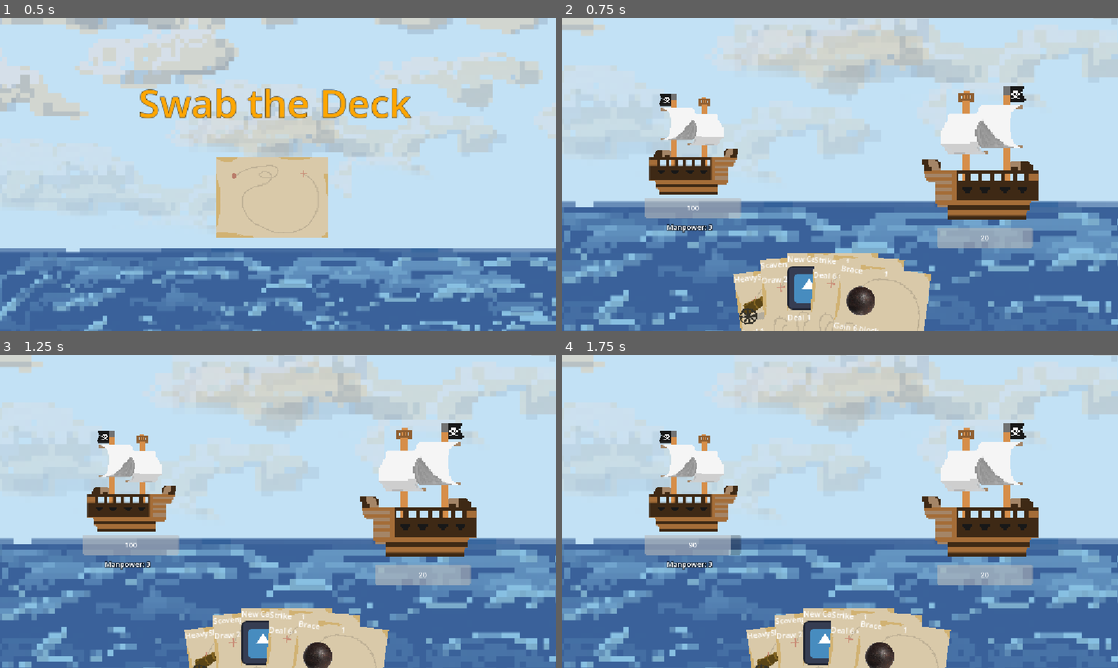
Above: before the commit, frames 1-4 (two rows, left to right).
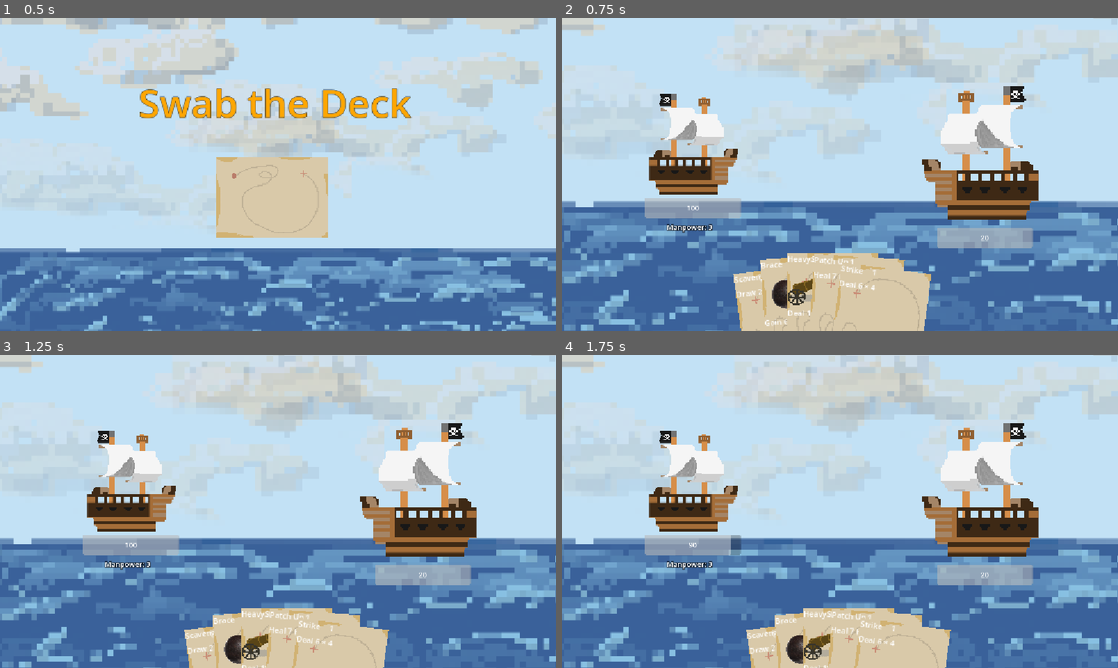
Above: after the commit, the same moments.

Repository: ataylor146/deckbuilder
Game: Godot game, scene res://Scenes/menu.tscn
The game is run twice, just before and just after one commit, with the same random seed, the same clock (stepped at 60 frames per second) and the same inputs. The engine's default icon, where the game draws it, is replaced by a stand-in: a white triangle on a blue panel in a dark square.
Inputs (mouse positions are in pixels of both pictures, inside the frame that each line leads up to):
- Up to frame 1 (0.5 s): no input
- Up to frame 2 (0.75 s): click (834, 196) at 0.5 s
- Up to frame 3 (1.25 s): no input
- Up to frame 4 (1.75 s): tap Enter (ui_accept) at 1.25, 1.52 s; move the mouse to (962, 495) at 1.27 s

Frame 1 is identical in both runs. In frame 2, 1.9% of the frame differs, in the area x 31-59%, y 76-100%; in frame 3, 1.7%; in frame 4, 1.7%.

Commit message:
Correct Start Of Battles

Diff:
--- a/Scenes/WinScreen.tscn
+++ b/Scenes/WinScreen.tscn
@@ -124,7 +124,7 @@
 grow_horizontal = 2
 grow_vertical = 2
 theme_override_font_sizes/font_size = 36
-text = "+1 CANNON"
+text = "+1 MANPOWER"
 horizontal_alignment = 1
 
 [node name="Loot3" type="Button" parent="." unique_id=1307380611]
--- a/Scripts/board.gd
+++ b/Scripts/board.gd
@@ -31,12 +31,27 @@
 func _ready() -> void:
 	$Enemy.doDamage.connect(_on_enemy_do_damage)
 	$Enemy.setup(load("res://enemies/skipper.tres"))
-	draw_pile = starting_deck.duplicate()
-	draw_pile.shuffle()
-	take_turn()
+	$Map.battle_selected.connect(_on_battle_selected)
+	start_battle()
+
+func _on_battle_selected(index: int) -> void:
+	start_battle()
 
 func _on_enemy_do_damage(amount: int) -> void:
 	$Player.take_damage(amount)
+
+func start_battle() -> void:
+	for card in cardsInHand:
+		card.queue_free()
+	cardsInHand.clear()
+
+	discard.clear()
+	draw_pile = starting_deck.duplicate()
+	draw_pile.shuffle()
+
+	$Player.block = 0
+	$Player.update_block_ui()
+	take_turn()
 
 func end_turn() -> void:
 	if $Enemy.hp > 0:
@@ -138,6 +153,9 @@
 func _on_enemy_defeated() -> void:
 	if enemy_index == 4:
 		Audio.sfx(Audio.CELEBRATION)
+		print("WIN")
+		get_tree().change_scene_to_file("res://Scenes/lose_scene.tscn")
+		# CHANGE TO WIN SCREEN
 		# WIN GAME SCREEN
 	enemy_index += 1
 	print("enemy down!")
--- a/Scripts/map.gd
+++ b/Scripts/map.gd
@@ -4,6 +4,9 @@
 @onready var Enemies: Array[TextureButton] = [$Enemy1, $Enemy2, $Enemy3, $Enemy4, $Enemy5]
 var cross_scene = preload("res://Scenes/cross.tscn")
 var pin_scene = preload("res://Scenes/pin.tscn")
+signal battle_selected(index: int)
+
+
 
 func _ready() -> void:
 	for i in range(Enemies.size()):
@@ -25,3 +28,4 @@
 
 func _on_enemy_pressed(index: int) -> void:
 	visible = false
+	battle_selected.emit(index)
Not shown: 1 places in Scenes/menu.tscn that only renumber resources
